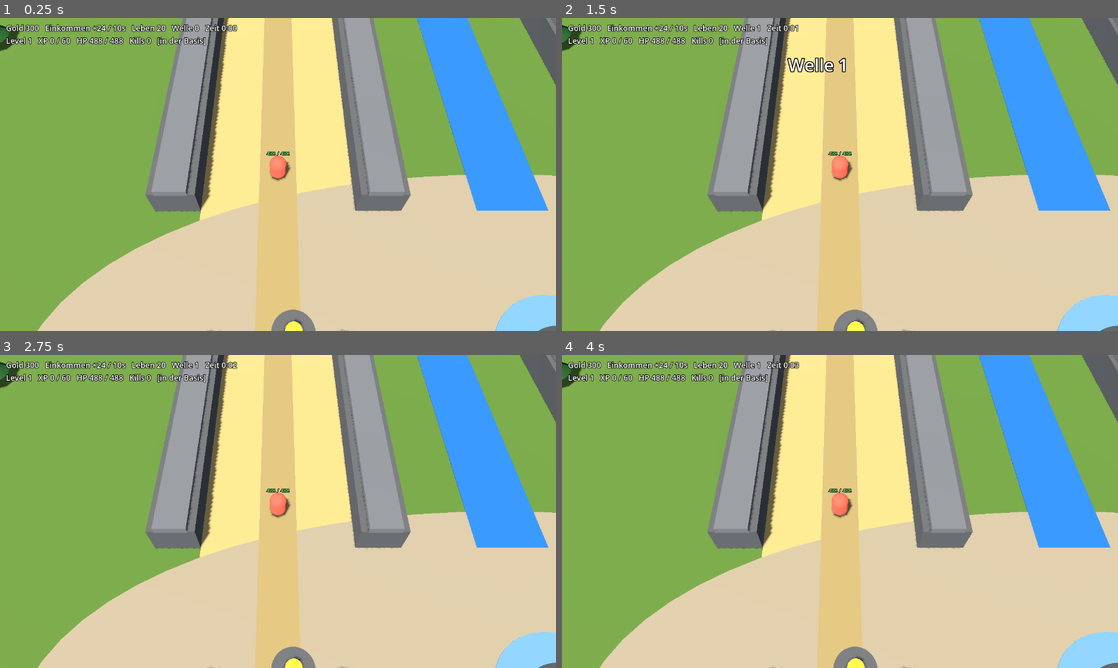
Above: before the commit, frames 1-4 (two rows, left to right).
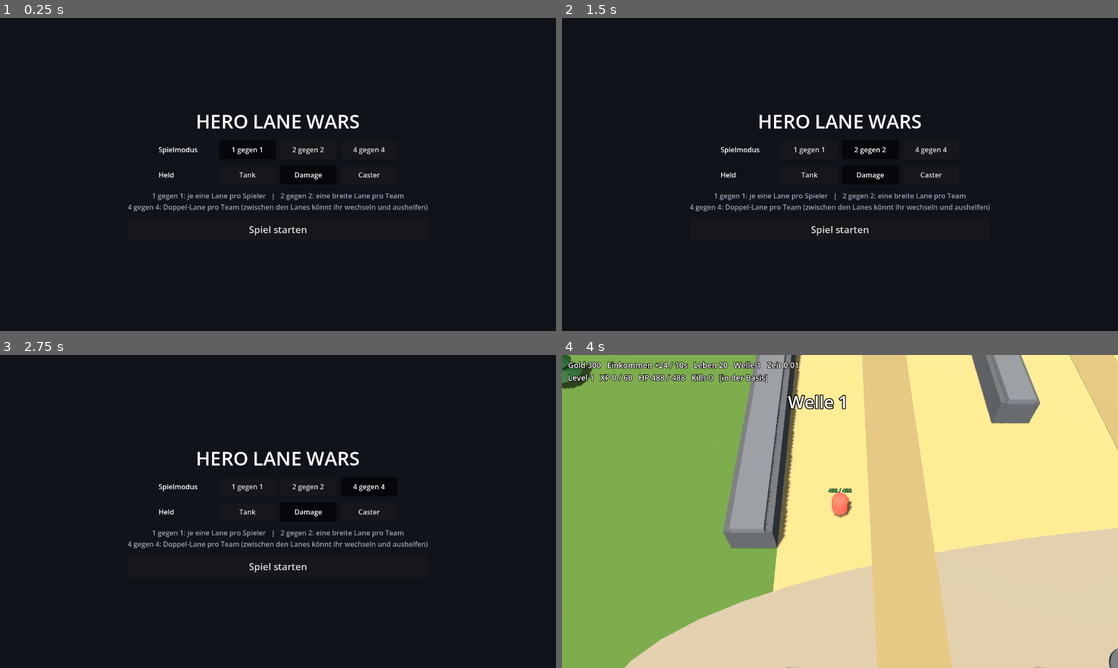
Above: after the commit, the same moments.

Repository: Tarux21/hero-lane-wars
Game: Godot game, scene res://scenes/main.tscn
Same seed, same stepped clock (60 frames per second), same inputs: the game is played once before the commit and once after it.
Inputs (mouse positions are in pixels of both pictures, inside the frame that each line leads up to):
- Up to frame 1 (0.25 s): no input
- Up to frame 2 (1.5 s): click (812, 149) at 0.5 s, where only the run after the commit has a clickable "1 gegen 1"; click (867, 149) at 1.25 s, where only the run after the commit has a clickable "2 gegen 2"
- Up to frame 3 (2.75 s): click (366, 486) at 2 s, where only the run after the commit has a clickable "4 gegen 4"
- Up to frame 4 (4 s): click (840, 567) at 2.75 s, where only the run after the commit has a clickable "Spiel starten"; tap Enter at 3.5 s; move the mouse to (962, 495) at 3.52 s; click (962, 495) at 3.67 s

The runs differ from the first frame. In frame 1, 100% of the frame differs, in the area x 0-100%, y 0-100%; in frame 2, 100%; in frame 3, 100%; in frame 4, 50%.

Commit message:
Godot: Startmenue (Modus und Held), 4v4-Durchgaenge zwischen den Lanes, Wellen auf beiden Lanes, breitere 2v2-Lane, groesserer Teamabstand
Co-Authored-By: Claude Sonnet 5.5 <noreply@anthropic.com>

Diff:
--- a/godot/scripts/game.gd
+++ b/godot/scripts/game.gd
@@ -6,7 +6,10 @@
 
 const S := 0.05                      # Spielwert -> Meter (Lane 3000 -> 150 m)
 const WALL := 3.2                    # Breite der Felswand zwischen/neben Lanes (Meter)
-const TEAM_SPACE := 22.0             # Abstand zwischen den Lane-Rändern der beiden Teams (Felswand, Gras, Fluss, Felswand)
+const TEAM_SPACE := 28.0             # Abstand zwischen den Lane-Rändern der beiden Teams (Felswand, Gras, Fluss, Felswand)
+# Durchgänge in der Wand zwischen den beiden Lanes eines Teams (4v4): Weg-Bereiche [von, bis] in Spielwerten. Die Basis (x < 300) ist offen.
+const WALL_GAPS := [[800.0, 960.0], [1500.0, 1660.0], [2200.0, 2360.0], [2800.0, 2960.0]]
+const WALL_OPEN_BASE := 300.0
 const CAM_PITCH := 58.0              # Kamerawinkel in Grad (wie Warcraft 3: schräg von oben)
 var cam_dist := 28.0                 # Kamera-Abstand zum Helden (Mausrad)
 
@@ -33,47 +36,135 @@
 var lane_half_g := 90.0              # halbe Lane-Breite in Spielwerten
 var lane_xs: Array[float] = []       # Mitte jeder Lane in Metern, von links nach rechts: erst Team A, dann Team B
 var slot_ys: Array[float] = []       # Spieler-Plätze quer in der Lane (Spielwerte)
+var lane_off_g: Array[float] = []    # Quer-Mitte jeder Lane deines Teams in Spielwerten (Lane 1 = 0, Lane 2 = Abstand)
 
 var cam: Camera3D
 var hud: Label
 var msg: Label
+var started := false
+var trace := false
+var menu_shot := ""
+var menu_layer: CanvasLayer
 
 
 func _ready() -> void:
 	cfg = Data.cfg
-	gold = cfg["startGold"]
-	income = cfg["baseIncome"]
-	lives = int(cfg["startLives"])
-	wave_t = cfg["firstWave"]
 	var sim_secs := 0.0
 	var shot_path := ""
+	var direct := false                  # Kommandozeile gibt Modus vor: Menü überspringen
 	for a in OS.get_cmdline_user_args():
 		if a.begins_with("--hero="):
 			hero_key = a.substr(7)
 		elif a.begins_with("--sim="):
 			sim_secs = float(a.substr(6))
+			direct = true
 		elif a.begins_with("--shot="):
 			shot_path = a.substr(7)
 		elif a.begins_with("--team="):
 			team_size = int(a.substr(7))
+			direct = true
 		elif a.begins_with("--zoom="):
 			cam_dist = float(a.substr(7))
 		elif a == "--autoplay":
 			autoplay = true
+		elif a == "--trace":
+			trace = true
+		elif a.begins_with("--menushot="):
+			menu_shot = a.substr(11)
+	if direct:
+		_start_game()
+		if sim_secs > 0.0:
+			set_process(false)   # Testmodus: nur der Simulationslauf rechnet
+			_run_simulation(sim_secs, shot_path)
+	else:
+		_show_menu()
+		if menu_shot != "":               # Test: Menü-Bild speichern und beenden
+			for i in 5:
+				await get_tree().process_frame
+			get_viewport().get_texture().get_image().save_png(menu_shot)
+			get_tree().quit()
+
+
+## Startet eine Partie mit dem gewählten Modus (team_size) und Helden (hero_key).
+func _start_game() -> void:
+	gold = cfg["startGold"]
+	income = cfg["baseIncome"]
+	lives = int(cfg["startLives"])
+	wave_t = cfg["firstWave"]
 	_setup_layout()
 	_build_world()
 	_build_hud()
 	_spawn_hero()
-	if sim_secs > 0.0:
-		set_process(false)   # Testmodus: nur der Simulationslauf rechnet
-		_run_simulation(sim_secs, shot_path)
+	started = true
+
+
+## Startmenü: Spielmodus (1v1, 2v2, 4v4) und Held wählen.
+func _show_menu() -> void:
+	menu_layer = CanvasLayer.new()
+	add_child(menu_layer)
+	var bg := ColorRect.new()
+	bg.color = Color("#10131a")
+	bg.set_anchors_preset(Control.PRESET_FULL_RECT)
+	menu_layer.add_child(bg)
+	var center := CenterContainer.new()
+	center.set_anchors_preset(Control.PRESET_FULL_RECT)
+	menu_layer.add_child(center)
+	var box := VBoxContainer.new()
+	box.add_theme_constant_override("separation", 14)
+	center.add_child(box)
+	var title := Label.new()
+	title.text = "HERO LANE WARS"
+	title.add_theme_font_size_override("font_size", 44)
+	title.horizontal_alignment = HORIZONTAL_ALIGNMENT_CENTER
+	box.add_child(title)
+	box.add_child(_menu_row("Spielmodus", [["1 gegen 1", 1], ["2 gegen 2", 2], ["4 gegen 4", 4]], team_size, func(v): team_size = v))
+	var hero_opts := []
+	for k in ["tank", "damage", "caster"]:
+		hero_opts.append([str(Data.heroes[k]["name"]), k])
+	box.add_child(_menu_row("Held", hero_opts, hero_key, func(v): hero_key = v))
+	var info := Label.new()
+	info.text = "1 gegen 1: je eine Lane pro Spieler   |   2 gegen 2: eine breite Lane pro Team\n4 gegen 4: Doppel-Lane pro Team (zwischen den Lanes könnt ihr wechseln und aushelfen)"
+	info.modulate = Color("#9aa3b5")
+	info.horizontal_alignment = HORIZONTAL_ALIGNMENT_CENTER
+	box.add_child(info)
+	var go := Button.new()
+	go.text = "Spiel starten"
+	go.custom_minimum_size = Vector2(260, 54)
+	go.add_theme_font_size_override("font_size", 22)
+	go.pressed.connect(func():
+		menu_layer.queue_free()
+		_start_game())
+	box.add_child(go)
+
+
+## Eine Zeile mit Auswahl-Knöpfen (nur einer aktiv). opts = [[Beschriftung, Wert], ...]
+func _menu_row(label: String, opts: Array, current: Variant, on_pick: Callable) -> Control:
+	var row := HBoxContainer.new()
+	row.alignment = BoxContainer.ALIGNMENT_CENTER
+	row.add_theme_constant_override("separation", 10)
+	var l := Label.new()
+	l.text = label
+	l.custom_minimum_size = Vector2(130, 0)
+	row.add_child(l)
+	var group := ButtonGroup.new()
+	for o in opts:
+		var b := Button.new()
+		b.text = o[0]
+		b.toggle_mode = true
+		b.button_group = group
+		b.custom_minimum_size = Vector2(130, 44)
+		b.button_pressed = (o[1] == current)
+		var val: Variant = o[1]
+		b.pressed.connect(func(): on_pick.call(val))
+		row.add_child(b)
+	return row
 
 
 # ---------------------------------------------------------------- Koordinaten
 ## Spielkoordinaten -> Welt: Die Lane läuft senkrecht über den Bildschirm (Basis unten, Monster kommen von oben).
-## x = Weg entlang der Lane (0 = Basis), y = quer, lane 0 = deine Lane, 1 = Gegner-Lane.
-func _wp(gx: float, gy: float, lane: int = 0) -> Vector3:
-	return Vector3(gy * S + lane_xs[lane], 0.0, -gx * S)
+## x = Weg entlang der Lane (0 = Basis), y = quer über alle Lanes deines Teams (Lane 1 hat die Mitte y = 0).
+func _wp(gx: float, gy: float) -> Vector3:
+	return Vector3(gy * S + lane_xs[0], 0.0, -gx * S)
 
 
 ## Berechnet Lane-Breite, Lane-Mitten und Spieler-Plätze aus der Teamgröße.
@@ -81,7 +172,7 @@
 	team_size = clampi(team_size, 1, 4)
 	lanes_per_team = 2 if team_size >= 4 else 1
 	var per_lane := int(ceil(float(team_size) / lanes_per_team))
-	lane_half_g = float(cfg["laneHalf"]) * (1.2 if per_lane <= 1 else 1.7)   # 2 Helden pro Lane brauchen eine breitere Lane
+	lane_half_g = float(cfg["laneHalf"]) * (1.2 if per_lane <= 1 else 1.95)   # 2 Helden pro Lane brauchen eine breitere Lane
 	var half := lane_half_g * S
 	lane_xs.clear()
 	var x := 0.0
@@ -94,6 +185,9 @@
 	slot_ys.clear()
 	for j in per_lane:
 		slot_ys.append((j - (per_lane - 1) / 2.0) * (2.0 * lane_half_g / per_lane))
+	lane_off_g.clear()
+	for k in lanes_per_team:
+		lane_off_g.append((lane_xs[k] - lane_xs[0]) / S)
 
 
 func _cam_offset() -> Vector3:
@@ -150,8 +244,12 @@
 		_box(Vector3(cx, 0.02, z_mid + 4.0), Vector3(half * 0.5, 0.06, z_len - 8.0), Color("#8d7d55"))       # Pflasterstreifen in der Mitte
 		var sides: Array = [1.0] if k > 0 else [-1.0, 1.0]   # Lanes desselben Teams teilen sich eine Wand (nur rechts bauen)
 		for side in sides:
-			_box(Vector3(cx + side * (half + WALL / 2.0), 1.1, z_mid - 6.0), Vector3(WALL, 2.4, lane_len + 2.0), Color("#4c4f55"))   # Felswand
-			_box(Vector3(cx + side * (half + WALL / 2.0), 2.45, z_mid - 6.0), Vector3(WALL - 1.0, 0.5, lane_len + 2.0), Color("#5f636b"))
+			var wall_x: float = cx + side * (half + WALL / 2.0)
+			if lanes_per_team == 2 and k == 0 and side > 0.0:
+				_gapped_wall(wall_x)                                  # gemeinsame Wand mit Durchgängen (Helden können die Lane wechseln)
+			else:
+				_box(Vector3(wall_x, 1.1, z_mid - 6.0), Vector3(WALL, 2.4, lane_len + 2.0), Color("#4c4f55"))   # Felswand
+				_box(Vector3(wall_x, 2.45, z_mid - 6.0), Vector3(WALL - 1.0, 0.5, lane_len + 2.0), Color("#5f636b"))
 	var river_x: float = (lane_xs[lanes_per_team - 1] + lane_xs[lanes_per_team]) / 2.0
 	_box(Vector3(river_x, -0.06, z_mid - 6.0), Vector3(5.0, 0.2, lane_len + 2.0), Color("#1f5fa8"))           # Fluss zwischen den Teams
 	var spawn_z := -float(cfg["spawnX"]) * S
@@ -187,6 +285,34 @@
 		zz -= 7.0
 
 
+## Wand zwischen den beiden Lanes eines Teams: Stücke zwischen den Durchgängen (WALL_GAPS), an den Durchgängen Torpfosten.
+## Die Basis (x < WALL_OPEN_BASE) ist offen.
+func _gapped_wall(wall_x: float) -> void:
+	var cursor := WALL_OPEN_BASE
+	var end_x := float(cfg["laneLen"]) + 50.0
+	_sand_piece(wall_x, -200.0, WALL_OPEN_BASE)                      # offene Basis: Sandweg statt Wand
+	for g in WALL_GAPS:
+		_sand_piece(wall_x, g[0], g[1])
+		_wall_piece(wall_x, cursor, g[0])
+		_box(Vector3(wall_x, 1.6, -g[0] * S), Vector3(WALL + 0.6, 3.2, 0.9), Color("#6a6e76"))       # Torpfosten
+		_box(Vector3(wall_x, 1.6, -g[1] * S), Vector3(WALL + 0.6, 3.2, 0.9), Color("#6a6e76"))
+		cursor = g[1]
+	_wall_piece(wall_x, cursor, end_x)
+
+
+func _sand_piece(wall_x: float, x0: float, x1: float) -> void:
+	_box(Vector3(wall_x, -0.04, -(x0 + x1) / 2.0 * S), Vector3(WALL + 0.2, 0.1, (x1 - x0) * S), Color("#a89462"))
+
+
+func _wall_piece(wall_x: float, x0: float, x1: float) -> void:
+	if x1 <= x0:
+		return
+	var zc := -(x0 + x1) / 2.0 * S
+	var len := (x1 - x0) * S
+	_box(Vector3(wall_x, 1.1, zc), Vector3(WALL, 2.4, len), Color("#4c4f55"))
+	_box(Vector3(wall_x, 2.45, zc), Vector3(WALL - 1.0, 0.5, len), Color("#5f636b"))
+
+
 func _cyl(pos: Vector3, radius: float, height: float, col: Color, glow: Color = Color(0, 0, 0, 0)) -> MeshInstance3D:
 	var m := MeshInstance3D.new()
 	var c := CylinderMesh.new()
@@ -327,7 +453,7 @@
 
 
 # ---------------------------------------------------------------- Einheiten und Wellen
-func _spawn_unit(type: String, off_x: float, spd_mul: float) -> void:
+func _spawn_unit(type: String, off_x: float, spd_mul: float, lane: int = 0) -> void:
 	var u: Dictionary = Data.units[type]
 	var m := _hp_mult()
 	var node := Node3D.new()
@@ -341,7 +467,7 @@
 	node.add_child(body)
 	add_child(node)
 	var ly: float = lane_half_g - 16.0
-	units.append({"type": type, "x": float(cfg["spawnX"]) + off_x + randf() * 30.0, "y": (randf() * 2.0 - 1.0) * ly,
+	units.append({"type": type, "lane": lane, "x": float(cfg["spawnX"]) + off_x + randf() * 30.0, "y": lane_off_g[lane] + (randf() * 2.0 - 1.0) * ly,
 		"hp": float(u["hp"]) * m, "max": float(u["hp"]) * m,
 		"dmg": float(u["dmg"]) * (1.0 + float(cfg["unitDmgScale"]) * (m - 1.0)),
 		"spd": float(u["spd"]) * spd_mul * float(cfg["speedMul"]), "range": float(u["range"]),
@@ -354,13 +480,14 @@
 	var count := int(round(float(cfg["waveBase"]) + float(cfg["wavePer"]) * n))
 	var from_x: float = minf(float(cfg["spawnX"]), float(cfg["rampStart"]) + float(cfg["rampStep"]) * (n - 1))
 	var base_off := from_x - float(cfg["spawnX"])
-	for i in count:
-		_spawn_unit("grunt", base_off + i * 4.0, float(cfg["waveSpeedMul"]))
-	if n % int(cfg["eliteEvery"]) == 0:
-		for k in int(cfg["eliteCount"]):
-			_spawn_unit("elite", base_off + count * 4.0 + 30.0 + k * 40.0, float(cfg["waveSpeedMul"]))
-	if n == int(cfg["bossWave"]):
-		_spawn_unit("boss", base_off + count * 4.0 + 160.0, float(cfg["waveSpeedMul"]))
+	for lane in lanes_per_team:          # jede Lane deines Teams bekommt die Welle
+		for i in count:
+			_spawn_unit("grunt", base_off + i * 4.0, float(cfg["waveSpeedMul"]), lane)
+		if n % int(cfg["eliteEvery"]) == 0:
+			for k in int(cfg["eliteCount"]):
+				_spawn_unit("elite", base_off + count * 4.0 + 30.0 + k * 40.0, float(cfg["waveSpeedMul"]), lane)
+		if n == int(cfg["bossWave"]):
+			_spawn_unit("boss", base_off + count * 4.0 + 160.0, float(cfg["waveSpeedMul"]), lane)
 	_flash_msg("Welle %d" % n)
 
 
@@ -462,7 +589,9 @@
 			goal = Vector2(tg["x"], tg["y"])
 	elif hero["move_to"] != null:
 		goal = hero["move_to"]
+	var old_y: float = hero["y"]
 	if goal != null:
+		goal = _route(goal)              # bei Doppel-Lane: über einen Durchgang zur anderen Lane laufen
 		var dv: Vector2 = goal - Vector2(hero["x"], hero["y"])
 		var d := dv.length()
 		if d < 4.0:
@@ -473,8 +602,7 @@
 			hero["x"] += dv.x / d * step_len
 			hero["y"] += dv.y / d * step_len
 	hero["x"] = clampf(hero["x"], 20.0, float(cfg["laneLen"]))
-	var ly: float = lane_half_g - 10.0
-	hero["y"] = clampf(hero["y"], -ly, ly)
+	hero["y"] = _clamp_y(hero["x"], hero["y"], old_y)
 	# Auto-Angriff: auch im Laufen, sobald ein Gegner in Reichweite ist
 	hero["atk_t"] -= dt
 	var tgt: Variant = hero["target"]
@@ -488,6 +616,49 @@
 	if tgt != null and Vector2(tgt["x"] - hero["x"], tgt["y"] - hero["y"]).length() <= range_ + tgt["r"] and hero["atk_t"] <= 0.0:
 		hero["atk_t"] = 1.0 / float(hero["d"]["as"])
 		_hit_unit(tgt, _hero_dmg())
+
+
+## Doppel-Lane (4v4): Quer-Bereich, den der Held betreten darf. Die Wand zwischen den Lanes ist nur an den Durchgängen und in der Basis offen.
+func _in_gap(x: float) -> bool:
+	if x < WALL_OPEN_BASE:
+		return true
+	for g in WALL_GAPS:
+		if x >= g[0] and x <= g[1]:
+			return true
+	return false
+
+
+func _clamp_y(x: float, y: float, old_y: float) -> float:
+	var ly := lane_half_g - 10.0
+	y = clampf(y, -ly, lane_off_g[lanes_per_team - 1] + ly)
+	if lanes_per_team == 2 and not _in_gap(x):
+		var lo := lane_half_g - 10.0
+		var hi: float = lane_off_g[1] - lane_half_g + 10.0
+		if y > lo and y < hi:
+			y = lo if old_y <= (lo + hi) / 2.0 else hi
+	return y
+
+
+## Liegt das Ziel auf der anderen Lane, läuft der Held zuerst zum nächsten Durchgang (oder durch die offene Basis).
+func _route(goal: Vector2) -> Vector2:
+	if lanes_per_team < 2:
+		return goal
+	var mid: float = (lane_off_g[0] + lane_off_g[1]) / 2.0
+	if (hero["y"] < mid) == (goal.y < mid):
+		return goal
+	var best_x := 150.0
+	var best_c: float = absf(hero["x"] - 150.0) + absf(goal.x - 150.0)
+	for g in WALL_GAPS:
+		var cx: float = (g[0] + g[1]) / 2.0
+		var c: float = absf(hero["x"] - cx) + absf(goal.x - cx)
+		if c < best_c:
+			best_c = c
+			best_x = cx
+	if best_x > WALL_OPEN_BASE and absf(hero["x"] - best_x) > 40.0:
+		return Vector2(best_x, hero["y"])      # erst in der eigenen Lane bis auf Höhe des Durchgangs laufen
+	var lo := lane_half_g - 10.0               # Wandbereich quer
+	var hi: float = lane_off_g[1] - lane_half_g + 10.0
+	return Vector2(best_x, hi + 10.0 if goal.y >= mid else lo - 10.0)   # quer durch den Durchgang bis auf die andere Seite
 
 
 func _autoplay_choose() -> void:
@@ -526,7 +697,8 @@
 					dy = hy / dist
 			u["x"] += dx * step_len
 			var ly: float = lane_half_g - 16.0
-			u["y"] = clampf(u["y"] + dy * step_len, -ly, ly)
+			var off: float = lane_off_g[u["lane"]]
+			u["y"] = clampf(u["y"] + dy * step_len, off - ly, off + ly)
 		if u["x"] <= float(cfg["leakX"]):
 			lives -= int(u["def"]["lives"])
 			units.erase(u)
@@ -535,6 +707,8 @@
 
 # ---------------------------------------------------------------- Darstellung und Eingabe
 func _process(delta: float) -> void:
+	if not started:
+		return
 	step(delta)
 	_sync_visuals(delta)
 
@@ -580,7 +754,7 @@
 			cam_dist = clampf(cam_dist - 2.0, 14.0, 50.0)
 		elif event.button_index == MOUSE_BUTTON_WHEEL_DOWN:
 			cam_dist = clampf(cam_dist + 2.0, 14.0, 50.0)
-	if over or hero["dead"] > 0.0:
+	if not started or over or hero["dead"] > 0.0:
 		return
 	if event is InputEventMouseButton and event.pressed and event.button_index == MOUSE_BUTTON_RIGHT:
 		var p := _ground_point(event.position)
@@ -599,7 +773,7 @@
 		else:
 			hero["target"] = null
 			var ly: float = lane_half_g - 10.0
-			hero["move_to"] = Vector2(maxf(20.0, gx), clampf(gy, -ly, ly))
+			hero["move_to"] = Vector2(maxf(20.0, gx), clampf(gy, -ly, lane_off_g[lanes_per_team - 1] + ly))
 
 
 # ---------------------------------------------------------------- Test-Simulation (Kommandozeile)
@@ -607,6 +781,10 @@
 	var steps := int(secs / 0.05)
 	for i in steps:
 		step(0.05)
+		if trace and i % 100 == 0:   # alle 5 Sekunden: Position des Helden und Ziel (für Fehlersuche)
+			var tg: Variant = hero["target"]
+			print("t=%.0f Held x=%.0f y=%.0f | Ziel: %s | Einheiten %d" % [t, hero["x"], hero["y"],
+				"-" if tg == null else "x=%.0f y=%.0f lane=%d" % [tg["x"], tg["y"], tg["lane"]], units.size()])
 	print("SIM %.0f s | Welle %d | Leben %d | Gold %d | Level %d | Kills %d | Tode %d | Einheiten %d" % [
 		secs, wave, lives, int(gold), hero["lvl"], kills, hero["deaths"], units.size()])
 	if shot_path != "":
Not shown, changed: godot/README.md
